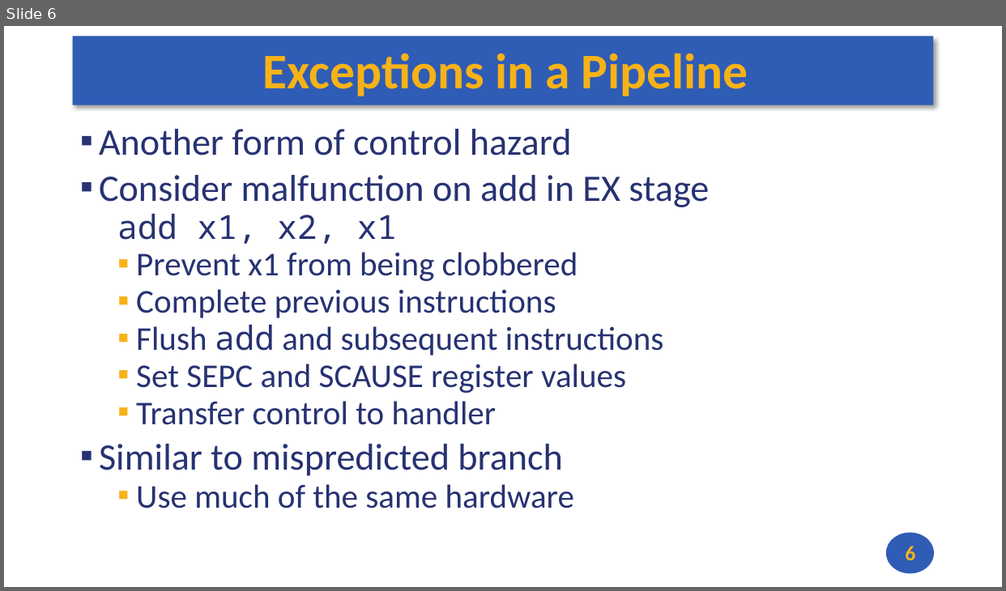
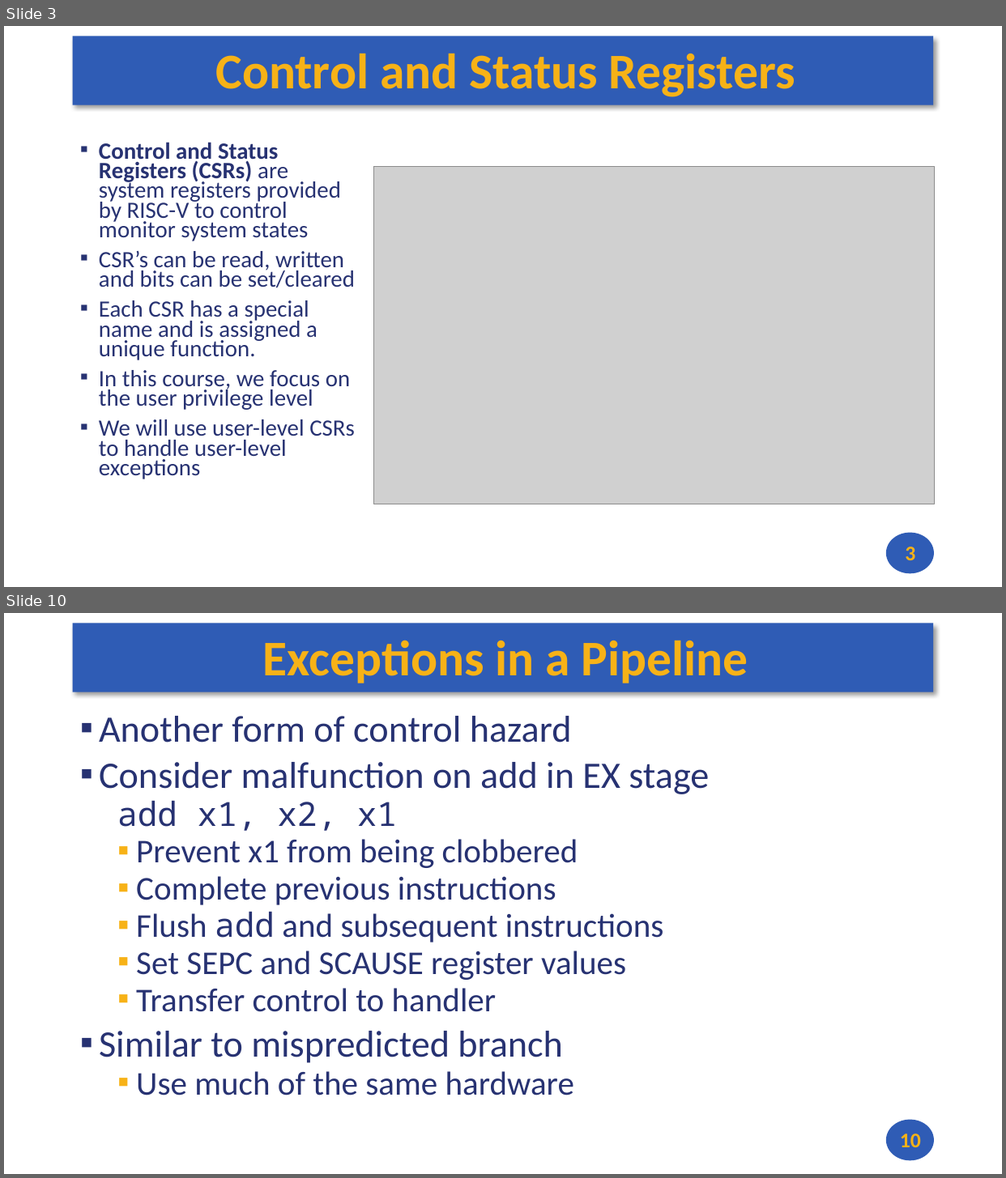
Before and after one commit to andrewt0301/hse-acos-course, a slide deck: docs/part1ca/10_Exceptions/CA_Lecture_10.pptx. Shown one above the other, each under a label of ours: slide 6 before the commit, slides 3 and 10 after it; the slides between them are not shown. The pictures are 1006x591 and 1006x1178 pixels, drawn with LibreOffice and Linux fonts; fonts in the diff are those of the drawing; grey boxes stand for pictures. Boxes give left, top, right and bottom in pixels: in the first picture for what was removed or moved away, otherwise in the second. Text is boxed around its words. In the diff, an @@ line names an element or a change of style, - is before the commit and + after.

```diff
--- a/docs/part1ca/10_Exceptions/CA_Lecture_10.pptx
+++ b/docs/part1ca/10_Exceptions/CA_Lecture_10.pptx
@@ slide 3 added at (4,26,1002,587), background #FFFFFF; not listed: 2 template elements that a slide beside it also shows @@
@@ title added at (215,54,795,97), 48 pt, text #F7B217, bold @@
+Control and Status Registers
@@ text added at (99,142,355,480), 22.5 pt, text #273272 @@
+▪ Control and Status Registers (CSRs) are system registers provided by RISC-V to control monitor system states
+▪ CSR’s can be read, written and bits can be set/cleared
+▪ Each CSR has a special name and is assigned a unique function.
+▪ In this course, we focus on the user privilege level
+▪ We will use user-level CSRs to handle user-level exceptions
@@ picture added at (374,166,935,504) @@
@@ page number added at (905,547,915,561), 20 pt, text #F7B217, bold @@
+3
@@ what was slide 6 is now slide 10 @@
@@ page number at (900,1134,921,1148): text changed @@
-6
+10
```
Also in this commit, not shown: 5 slides changed, 3 other slides added, 13 slides removed, 2 other files.
